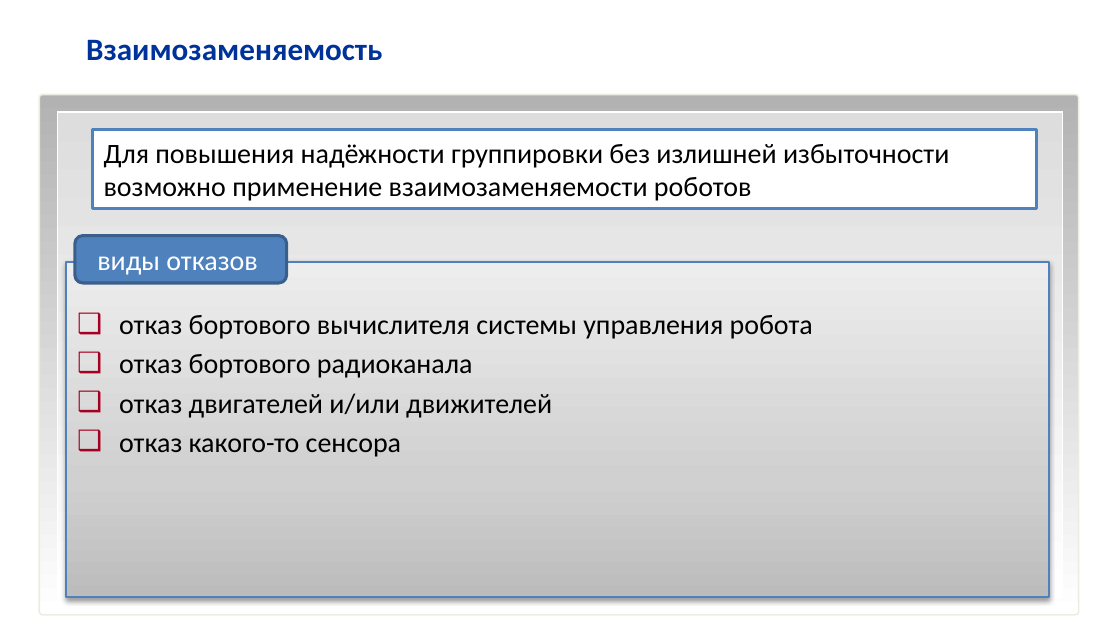
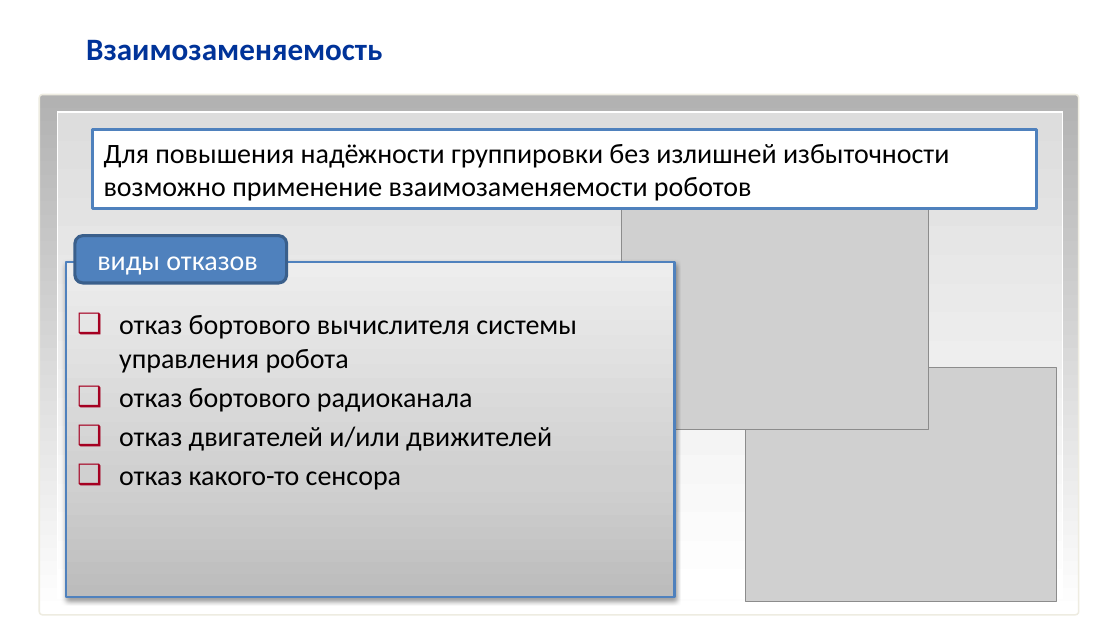
Before and after one commit to hellraptor/RescueRobots, a slide deck: slide 9 of MorskoySalon.pptx (slide 7 before the commit). Drawn at 1120x630 pixels with LibreOffice and Linux fonts; fonts in the diff are those of the drawing; grey boxes stand for pictures; background and template pictures are left out. Boxes give left, top, right and bottom in pixels: in the first picture for what was removed or moved away, otherwise in the second. Text is boxed around its words. In the diff, an @@ line names an element or a change of style, - is before the commit and + after.

```diff
--- a/MorskoySalon.pptx
+++ b/MorskoySalon.pptx
@@ picture added at (x1=622, y1=200, x2=928, y2=430) @@
@@ text "отказ бортового вычислителя системы управления ..." resized from (x1=66, y1=262, x2=1048, y2=597) to (x1=66, y1=262, x2=674, y2=597) @@
@@ picture added at (x1=745, y1=367, x2=1056, y2=600) @@
```
Also in this commit, not shown: 1 other slide changed, 4 slides added, 1 slide removed.
